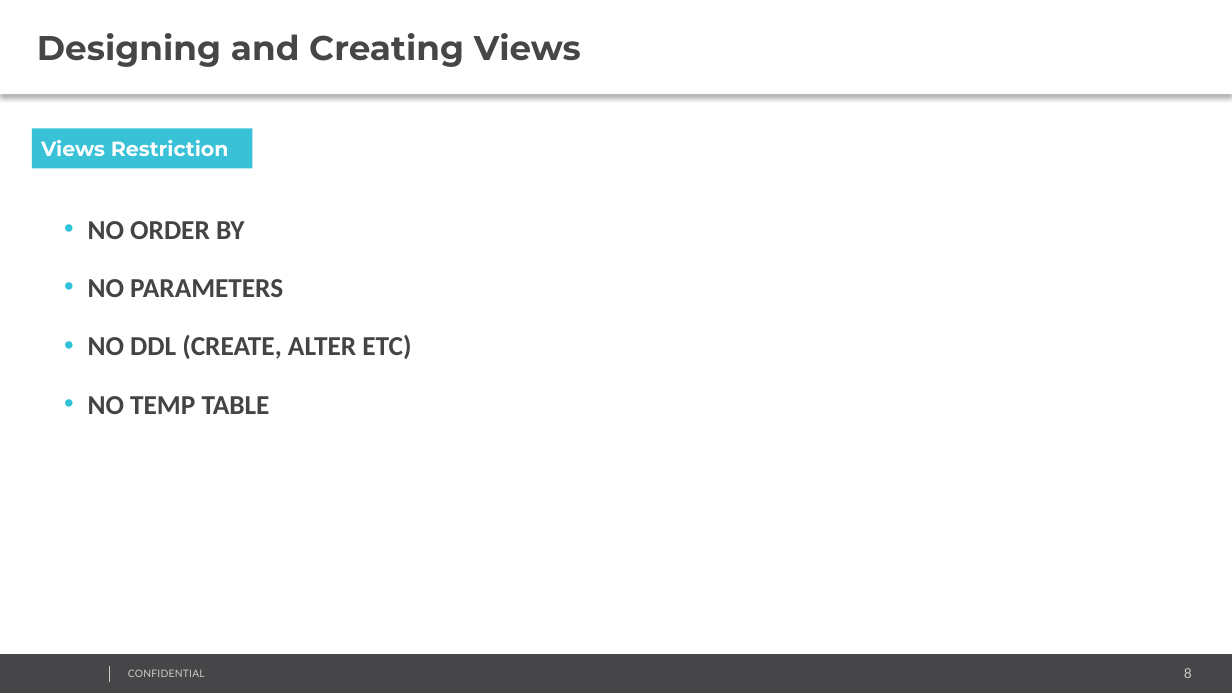
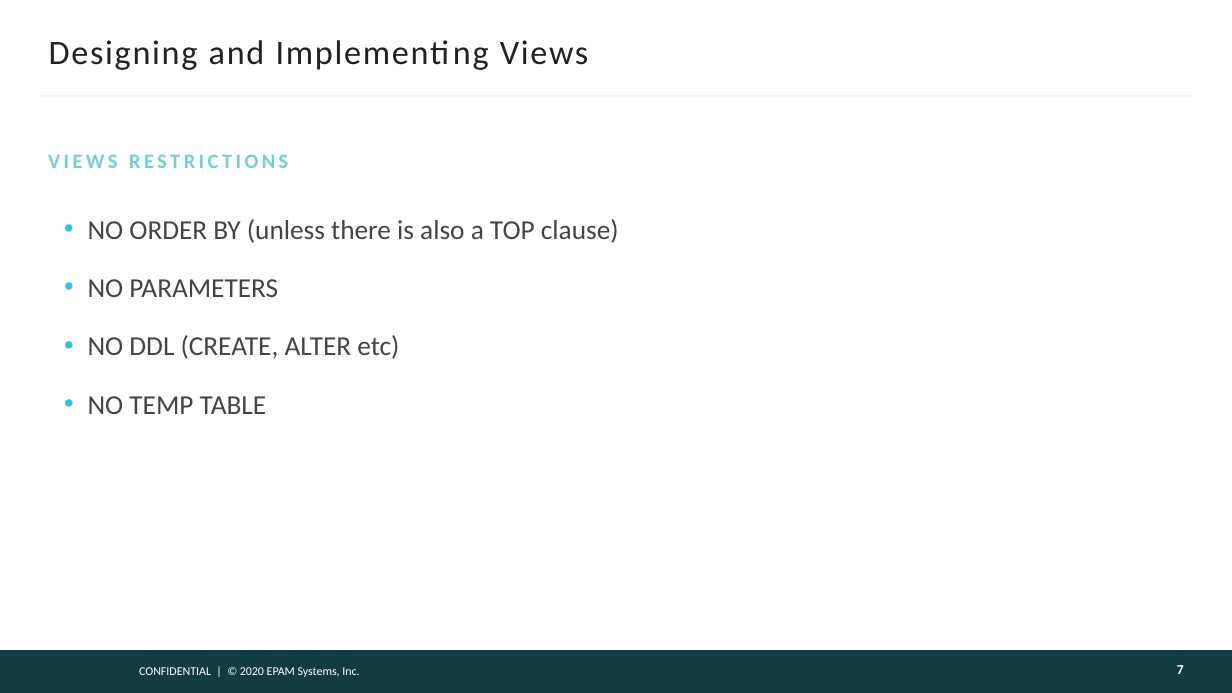
Before and after one commit to AndreyQC/MSBI.Lab, a slide deck: slide 7 of MSBI.E07-SQL/MSBI.Dev.S20E07.pptx (slide 8 before the commit). Drawn at 1232x693 pixels with LibreOffice and Linux fonts; fonts in the diff are those of the drawing; background and template pictures are left out. Boxes give left, top, right and bottom in pixels: in the first picture for what was removed or moved away, otherwise in the second. Text is boxed around its words. In the diff, an @@ line names an element or a change of style, - is before the commit and + after.

```diff
--- a/MSBI.E07-SQL/MSBI.Dev.S20E07.pptx
+++ b/MSBI.E07-SQL/MSBI.Dev.S20E07.pptx
@@ title "Designing and Implementing Views": place and size @@
-title "Designing and Implementing Views" at bbox=[0, 0, 1232, 95]
+title "Designing and Implementing Views" at bbox=[49, 40, 588, 70]
@@ title "Designing and Implementing Views" at bbox=[49, 40, 588, 70]: fill #FFFFFF to none; shadow off @@
@@ title at bbox=[49, 40, 588, 70]: text changed; font Montserrat to Calibri; text colour #464547 to #222222; bold off @@
-Designing and Creating Views
+Designing and Implementing Views
@@ line added from (39, 96) to (1193, 96), #F5F5F5 1.5 pt @@
@@ rectangle removed at bbox=[32, 128, 253, 168] @@
-Views Restriction
@@ text added at bbox=[48, 154, 288, 168], 12 pt, text #76CDD8, bold @@
+VIEWS RESTRICTIONS
@@ text at bbox=[88, 219, 619, 243]: text changed; bold off @@
-    • NO ORDER BY
+    • NO ORDER BY (unless there is also a TOP clause)
@@ text at bbox=[88, 279, 278, 414]: bold off in "NO PARAMETERS", "NO TEMP TABLE" @@
@@ text at bbox=[88, 335, 399, 359]: text changed; bold off @@
-    • NO DDL (CREATE, ALTER ETC)
+    • NO DDL (CREATE, ALTER etc)
@@ rectangle: place and size @@
-rectangle at bbox=[0, 654, 1232, 693]
+rectangle at bbox=[0, 650, 1232, 693]
@@ rectangle at bbox=[0, 650, 1232, 693]: fill #464547 to #133C41 @@
@@ line removed from (110, 665) to (110, 683) @@
@@ text at bbox=[139, 667, 359, 677]: text changed; size 6 to 7 pt; font Lato to Calibri; text colour #CCCCCC to #FFFFFF @@
-CONFIDENTIAL
+CONFIDENTIAL | © 2020 EPAM Systems, Inc.
@@ page number added at bbox=[1177, 665, 1184, 674], 8 pt, text #FEFEFE, bold @@
+7
@@ page number removed at bbox=[1184, 668, 1192, 678] @@
-8
```
Also in this commit, not shown: 23 other slides changed, 9 slides added, 9 slides removed, 2 other files.
